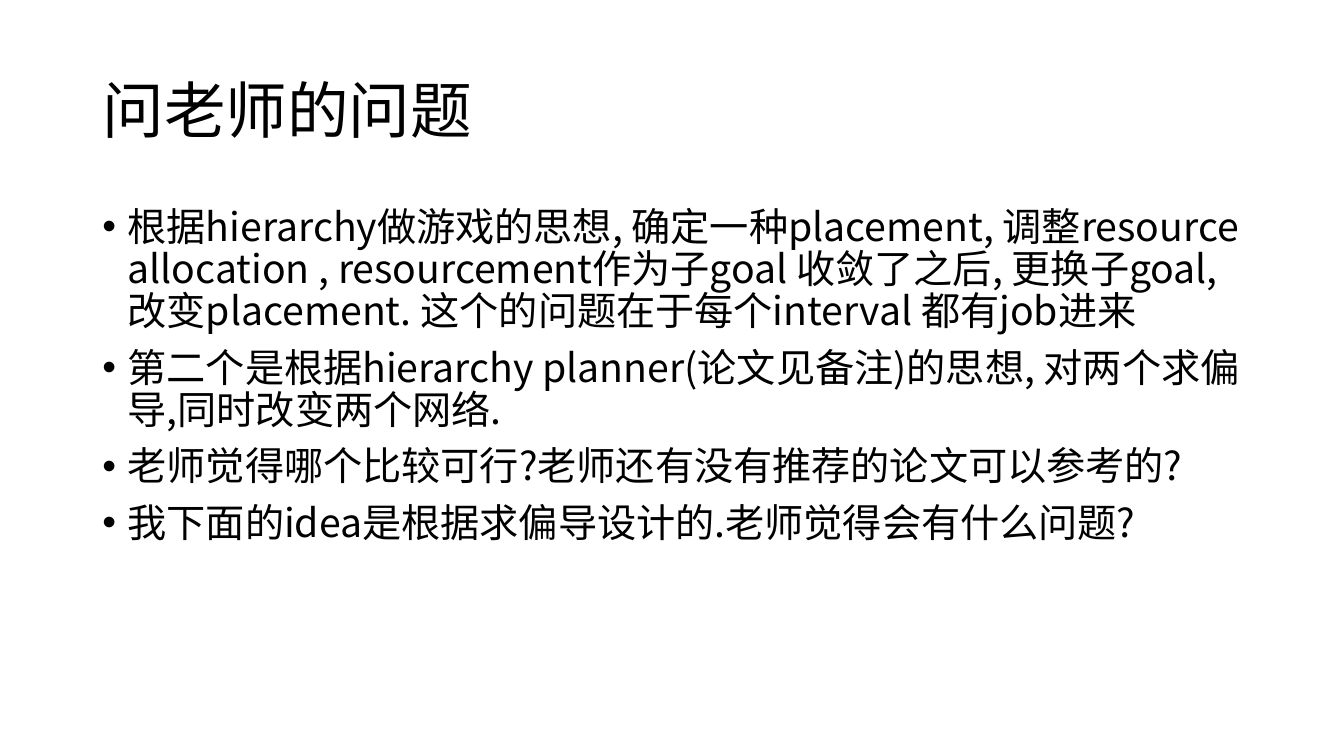
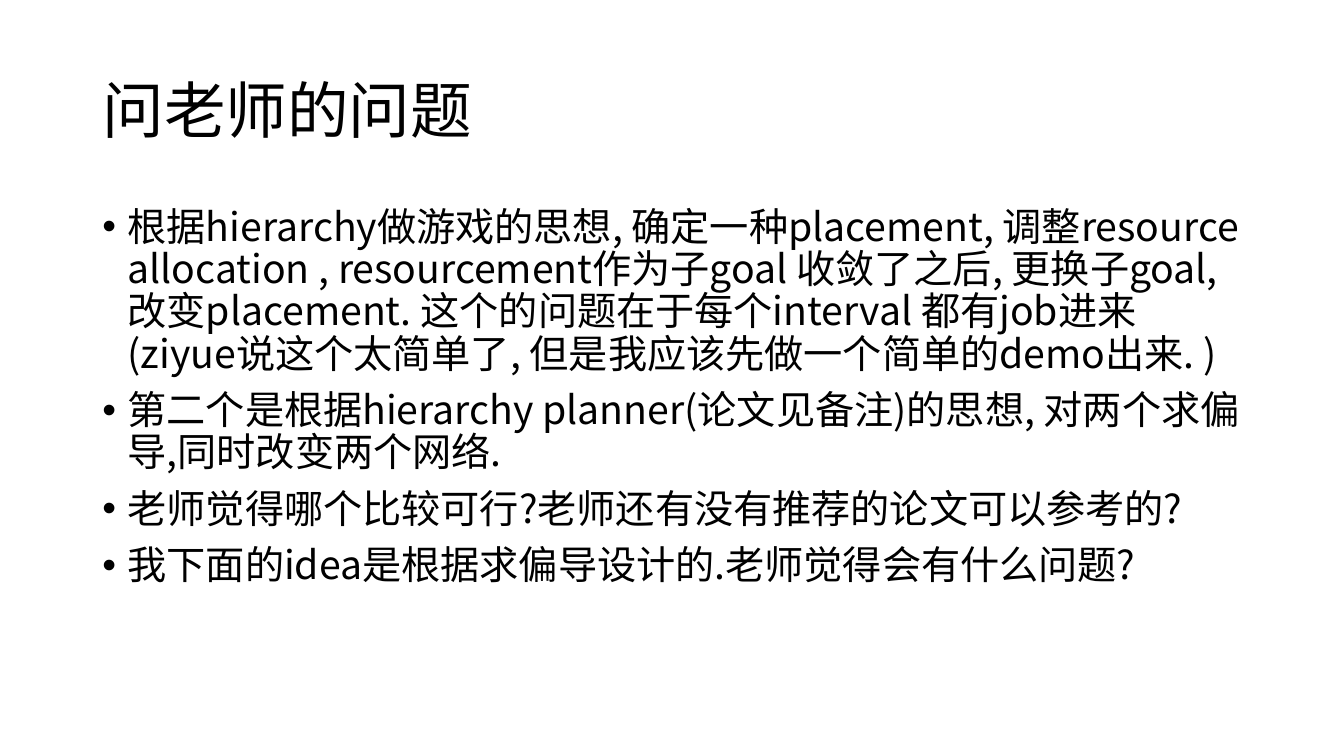
Before and after one commit to LukeLIN-web/distrubuted-ML-system, a slide deck: slide 2 of week report/7.28问题.pptx. Drawn at 1344x756 pixels with LibreOffice and Linux fonts; fonts in the diff are those of the drawing. Boxes give left, top, right and bottom in pixels: in the first picture for what was removed or moved away, otherwise in the second. Text is boxed around its words. In the diff, an @@ line names an element or a change of style, - is before the commit and + after.

```diff
--- a/week report/7.28问题.pptx
+++ b/week report/7.28问题.pptx
@@ text at (x1=128, y1=208, x2=1239, y2=377): text changed @@
-• 根据hierarchy做游戏的思想, 确定一种placement, 调整resource allocation , resourcement作为子goal 收敛了之后, 更换子goal,改变placement. 这个的问题在于每个interval 都有job进来
+• 根据hierarchy做游戏的思想, 确定一种placement, 调整resource allocation , resourcement作为子goal 收敛了之后, 更换子goal,改变placement. 这个的问题在于每个interval 都有job进来(ziyue说这个太简单了, 但是我应该先做一个简单的demo出来. )
```
Also in this commit, not shown: 1 other slide changed, 15 other files.
